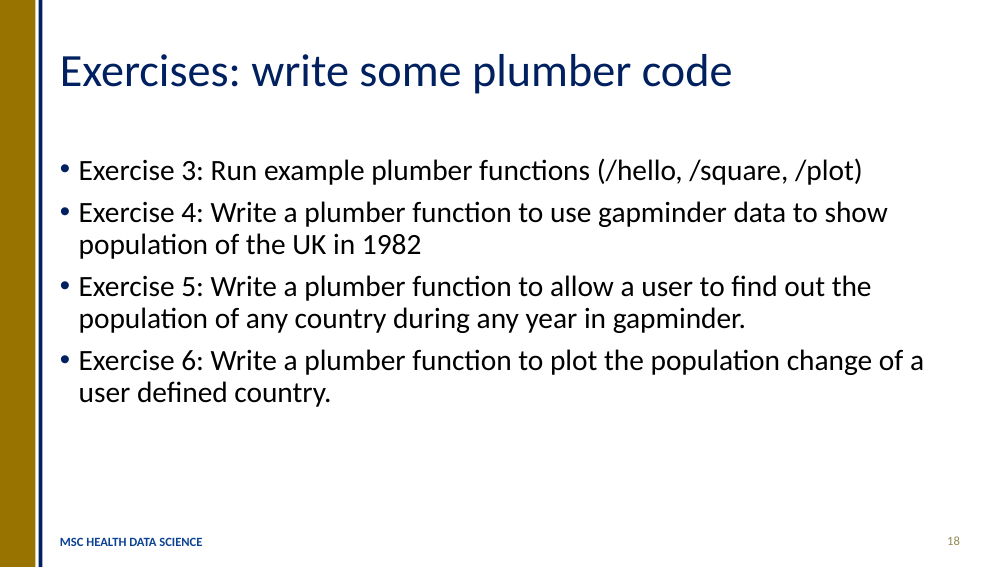
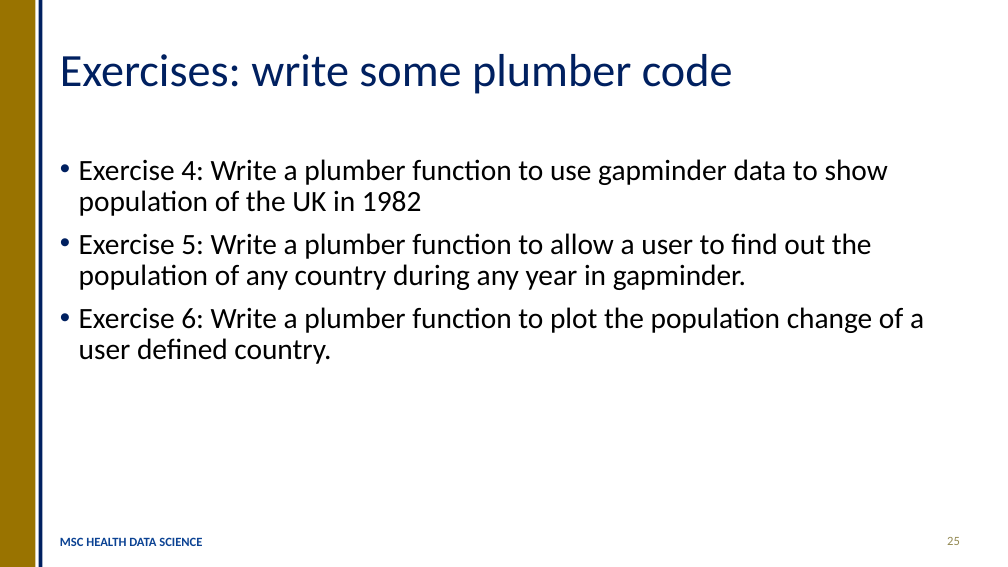
Before and after one commit to OllyButters/HDS-plumber, a slide deck: slide 25 of api_plumber_slides.pptx (slide 18 before the commit). Drawn at 1008x567 pixels with LibreOffice and Linux fonts; fonts in the diff are those of the drawing. Boxes give left, top, right and bottom in pixels: in the first picture for what was removed or moved away, otherwise in the second. Text is boxed around its words. In the diff, an @@ line names an element or a change of style, - is before the commit and + after.

```diff
--- a/api_plumber_slides.pptx
+++ b/api_plumber_slides.pptx
@@ text at bbox=[79, 158, 863, 185]: paragraph removed @@
-• Exercise 3: Run example plumber functions (/hello, /square, /plot)
@@ page number at bbox=[947, 537, 960, 545]: text changed @@
-18
+25
```
Also in this commit, not shown: 8 other slides changed, 7 slides added, 4 other files.
